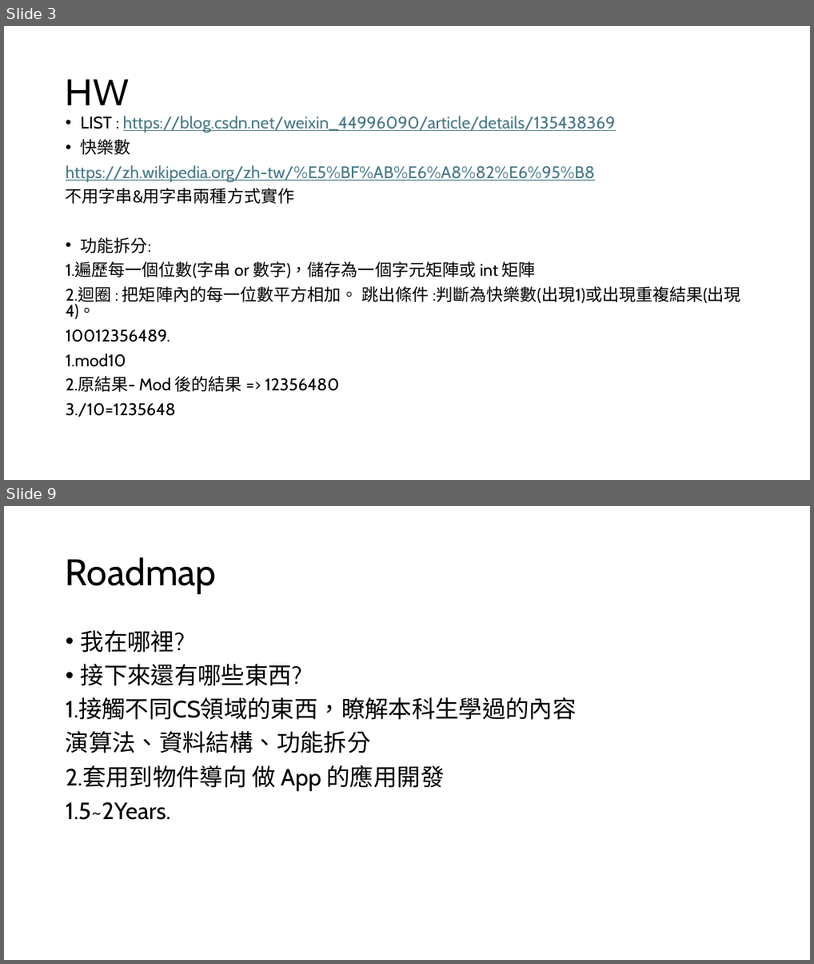
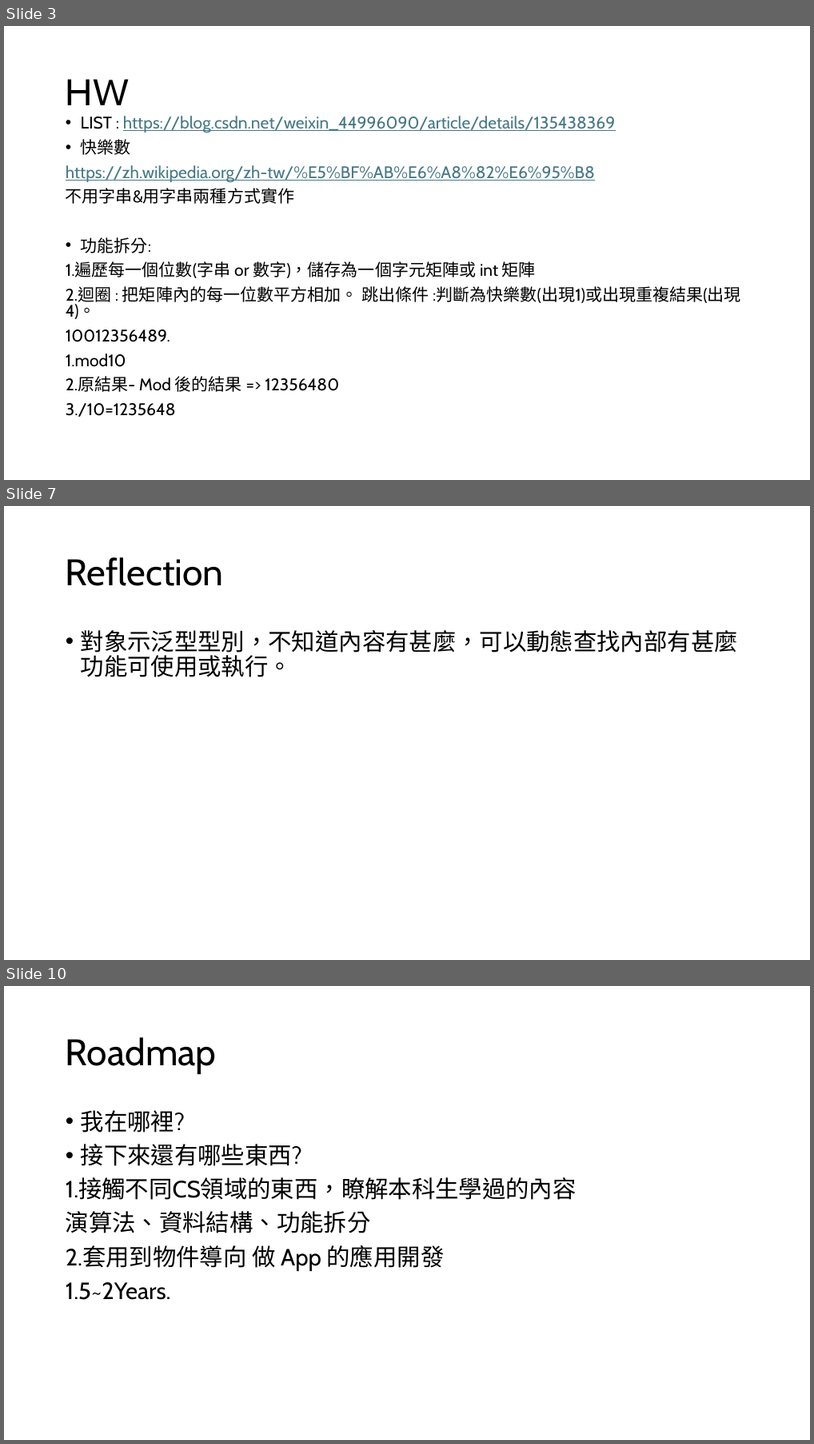
Before and after one commit to BboRainbo/C-Practice, a slide deck: LOG/0119.pptx. Shown one above the other, each under a label of ours: slides 3 and 9 before the commit, slides 3, 7 and 10 after it; the slides between them are not shown. The pictures are 814x964 and 814x1444 pixels, drawn with LibreOffice and Linux fonts; fonts in the diff are those of the drawing. Boxes give left, top, right and bottom in pixels: in the first picture for what was removed or moved away, otherwise in the second. Text is boxed around its words. In the diff, an @@ line names an element or a change of style, - is before the commit and + after.

```diff
--- a/LOG/0119.pptx
+++ b/LOG/0119.pptx
@@ slide 7 added at bbox=[4, 506, 810, 960], background #FFFFFF @@
@@ title added at bbox=[66, 557, 224, 586], 44 pt, text #000000 @@
+Reflection
@@ text added at bbox=[81, 630, 738, 677], 28 pt, text #000000 @@
+• 對象示泛型型別，不知道內容有甚麼，可以動態查找內部有甚麼功能可使用或執行。
@@ what was slide 9 is now slide 10 @@
```
Also in this commit, not shown: 5 slides changed, 3 other slides added, 26 other files.
